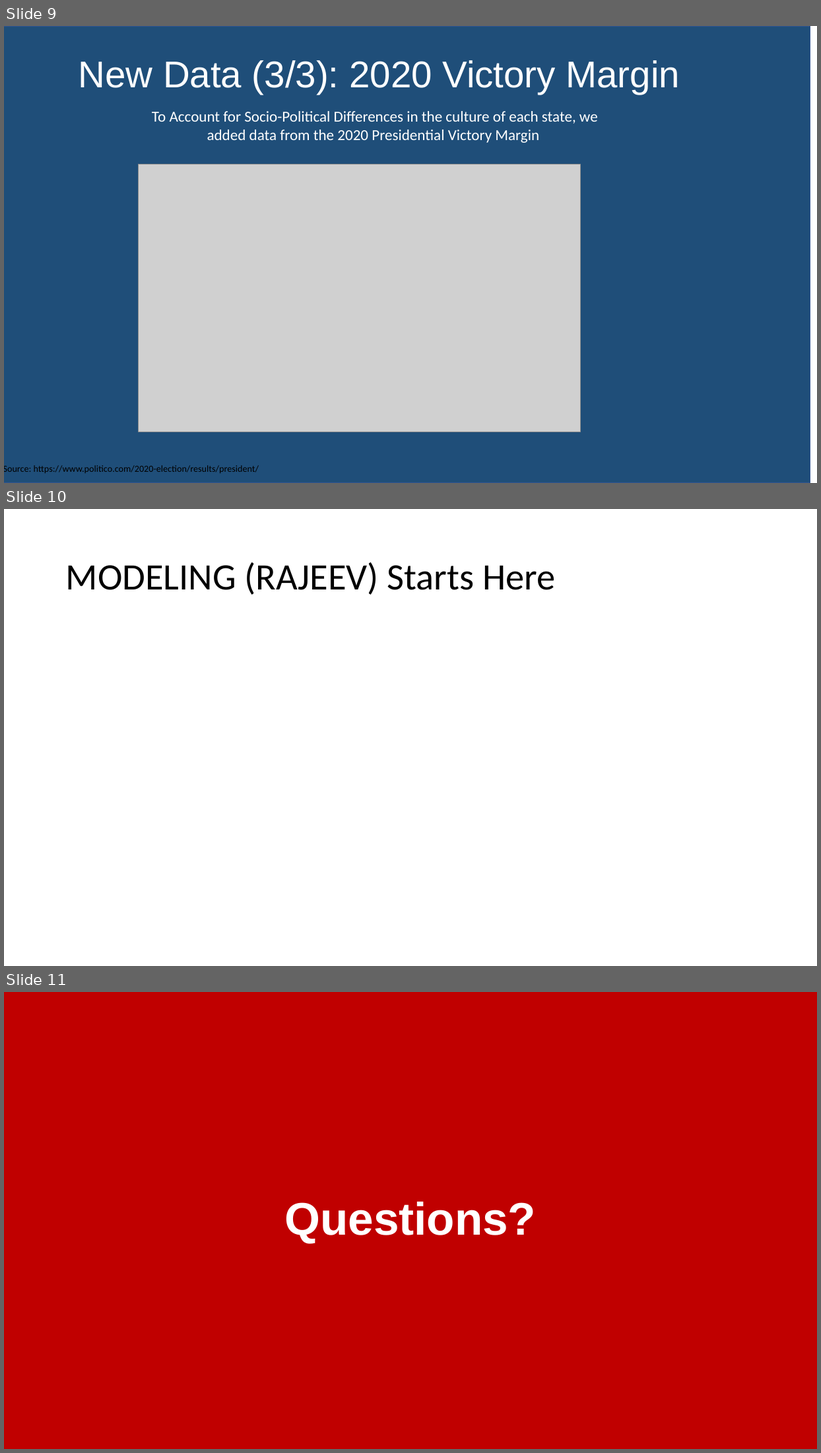
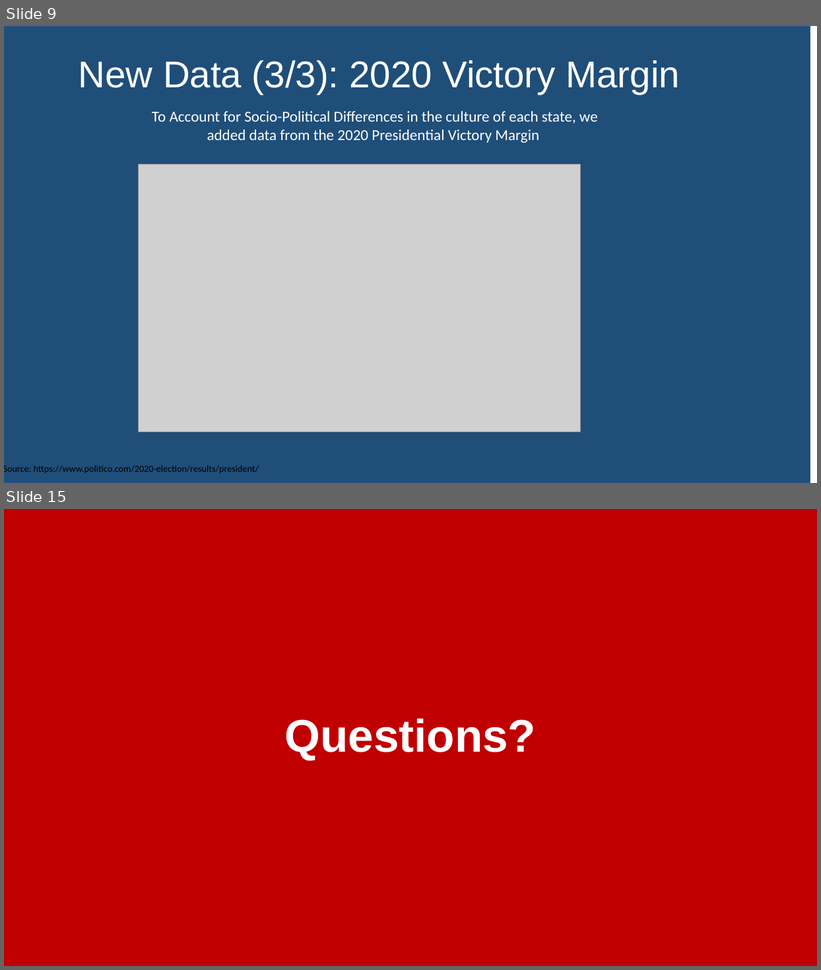
Before and after one commit to awinkhater/Dats6101_Team3, a slide deck: FINAL_PROJECT/Final Project PPT DATS 6101.pptx. Shown one above the other, each under a label of ours: slides 9, 10 and 11 before the commit, slides 9 and 15 after it; the slides between them are not shown. The pictures are 821x1453 and 821x970 pixels, drawn with LibreOffice and Linux fonts; fonts in the diff are those of the drawing; grey boxes stand for pictures. Boxes give left, top, right and bottom in pixels: in the first picture for what was removed or moved away, otherwise in the second. Text is boxed around its words. In the diff, an @@ line names an element or a change of style, - is before the commit and + after.

Commit message:
included modeling slides

```diff
--- a/FINAL_PROJECT/Final Project PPT DATS 6101.pptx
+++ b/FINAL_PROJECT/Final Project PPT DATS 6101.pptx
@@ slide 10 removed at box(4, 509, 817, 966), background #FFFFFF @@
@@ title removed at box(66, 562, 555, 595) @@
-MODELING (RAJEEV) Starts Here
@@ what was slide 11 is now slide 15 @@
```
Also in this commit, not shown: 5 slides added.
